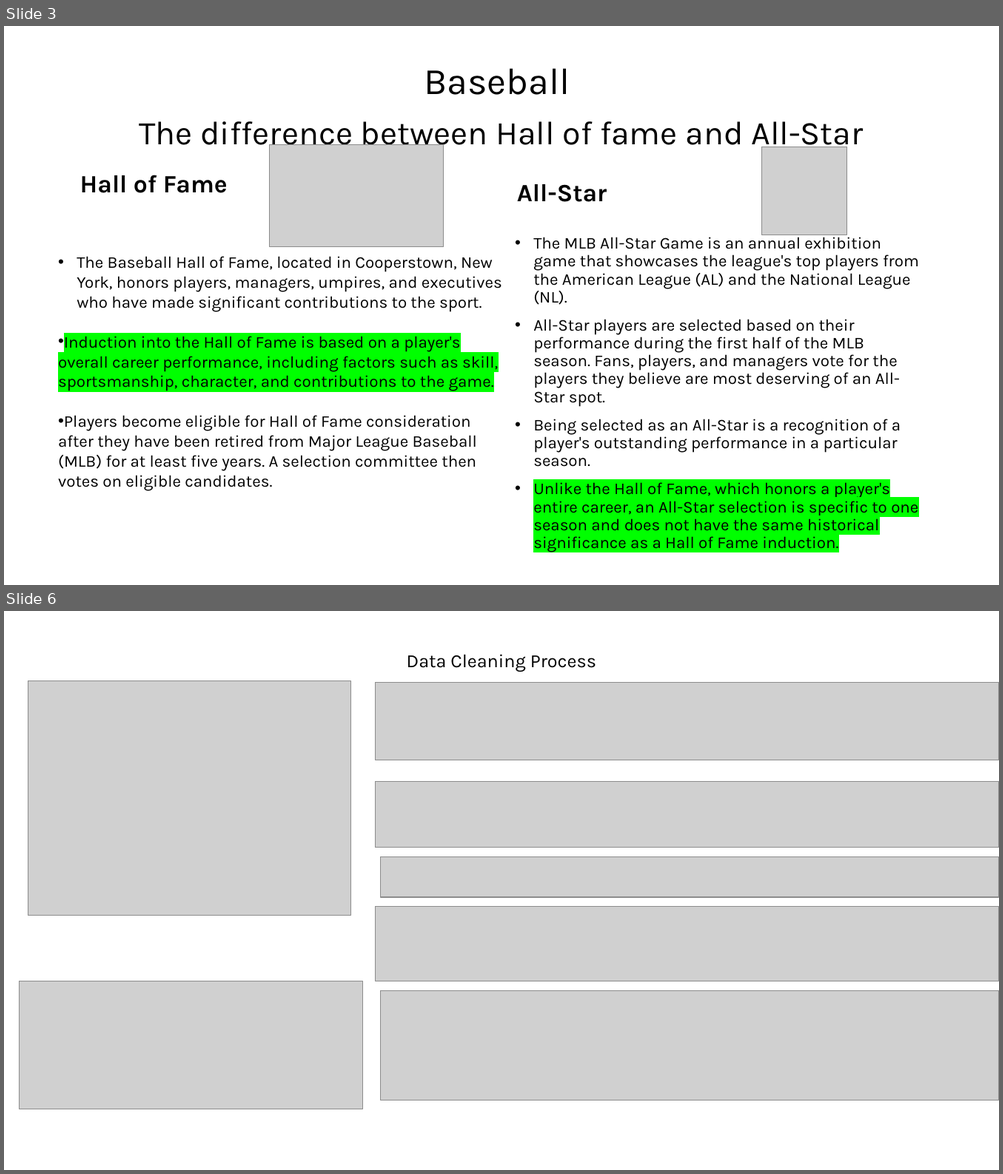
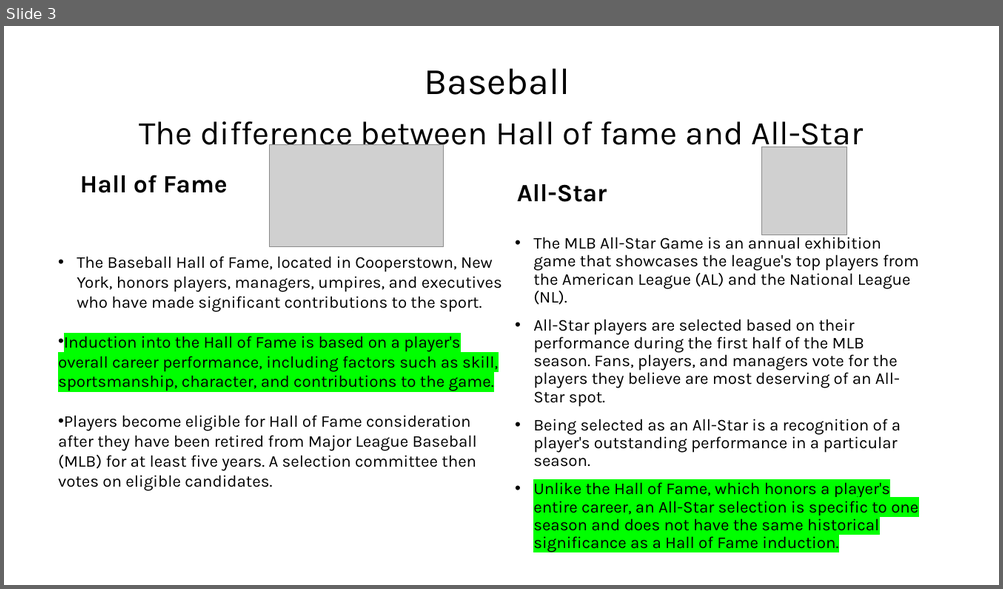
Before and after one commit to leeju09/Project-3-Baseball-, a slide deck: Presentation/Proect3_Group3.pptx. Shown one above the other, each under a label of ours: slides 3 and 6 before the commit, slide 3 after it; the slides between them are not shown. The pictures are 1003x1174 and 1003x589 pixels, drawn with LibreOffice and Linux fonts; fonts in the diff are those of the drawing; grey boxes stand for pictures. Boxes give left, top, right and bottom in pixels: in the first picture for what was removed or moved away, otherwise in the second. Text is boxed around its words. In the diff, an @@ line names an element or a change of style, - is before the commit and + after.

```diff
--- a/Presentation/Proect3_Group3.pptx
+++ b/Presentation/Proect3_Group3.pptx
@@ slide 6 removed at [4, 611, 999, 1170], background #FFFFFF @@
@@ text removed at [407, 654, 596, 672] @@
-Data Cleaning Process
@@ picture removed at [28, 681, 350, 915] @@
@@ picture removed at [375, 683, 999, 760] @@
@@ picture removed at [375, 782, 999, 849] @@
@@ picture removed at [380, 857, 999, 897] @@
@@ picture removed at [375, 907, 999, 982] @@
@@ picture removed at [20, 982, 363, 1110] @@
@@ picture removed at [380, 991, 999, 1100] @@
```
Also in this commit, not shown: 1 slide changed, 1 slide added, 4 other slides removed.
